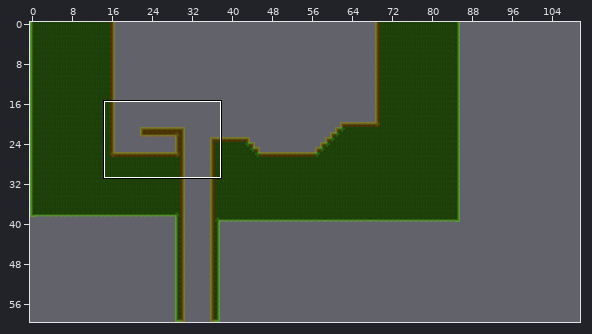
One commit to this Tiled map: Assets/Maps/testMap.tmx. The first picture is a wide view before the edit; the outline marks the close-up.
Close-up. Earlier state:
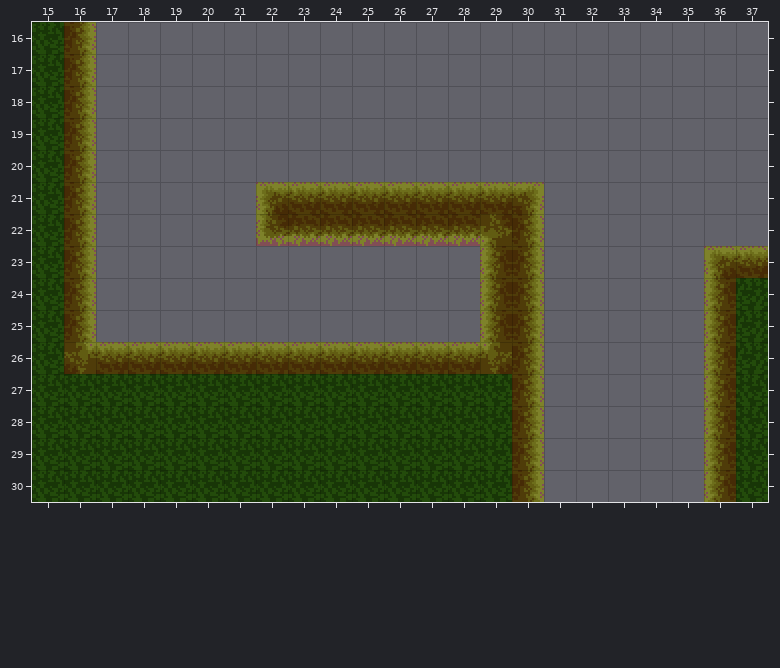
Cells are 16x16 px. Shown: x 15..37, y 16..30. The commit also changed other parts of the map, which this record leaves out. The old version is drawn lined up with the new one.
After:
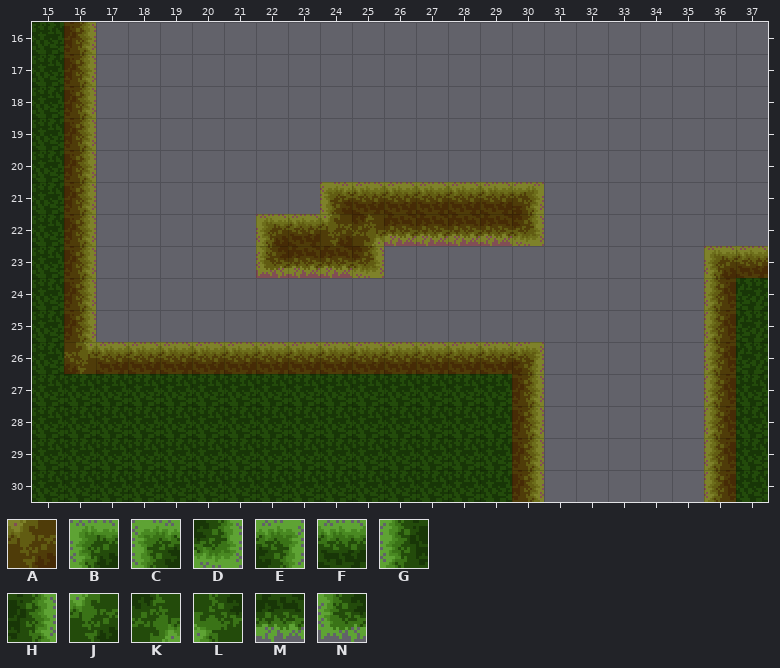
Key: from "RED": A 0; from "tiles1": B 2, C 2 flipped on the diagonal, D 2 flipped on the other diagonal, E 2 turned 90, F 3, G 7, H 7 flipped left-right, J 12, K 12 turned 180, L 12 turned 270, M 18, N 19 flipped left-right.
_ is an empty cell.
See-through tiles are keyed as they look on the map.
Change:
map size 86x60 -> 140x60 cells
Layer "Tiles":
y 21: x 22..24 BFF -> __C
y 22: x 22..25 NMMM -> BFJK; x 29..30 LH -> MD
y 23: x 22..25 ____ -> NMMD; x 29..30 GH -> __
y 24..25: x 29..30 GH -> __
y 26: x 29..30 JH -> FE
Layer "Collisions":
y 21: x 22..23 AA -> __
y 23: x 22..25 ____ -> AAAA; x 29..30 AA -> __
y 24..25: x 29..30 AA -> __
Pixel boxes of the changes (left, top, right, bottom) in both close-ups:
changed: (256, 182, 384, 278)
changed: (480, 214, 544, 374)
